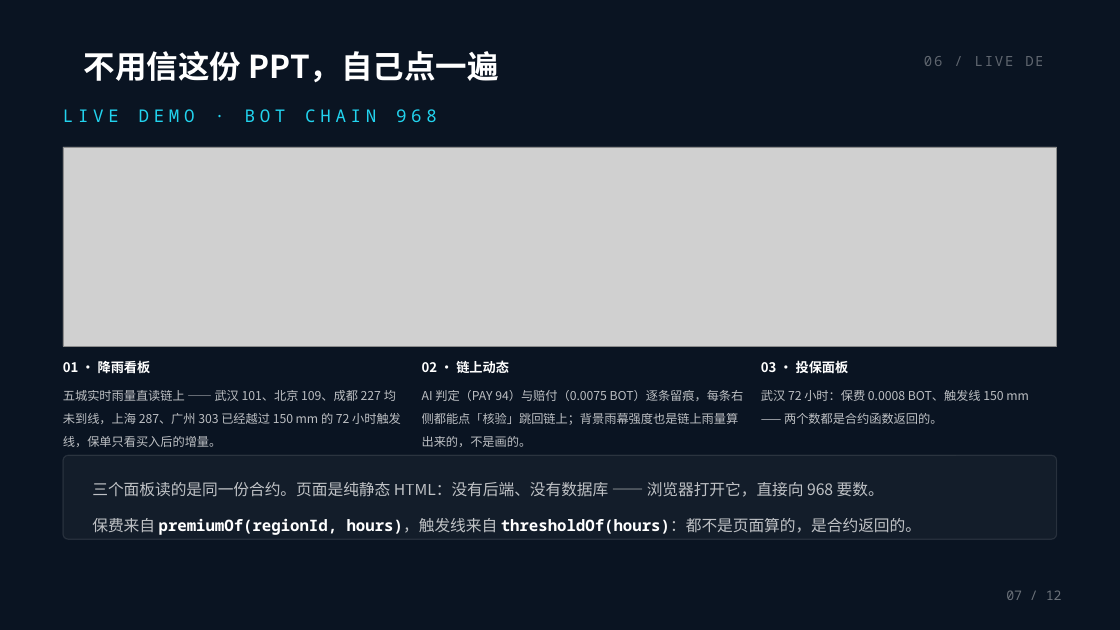
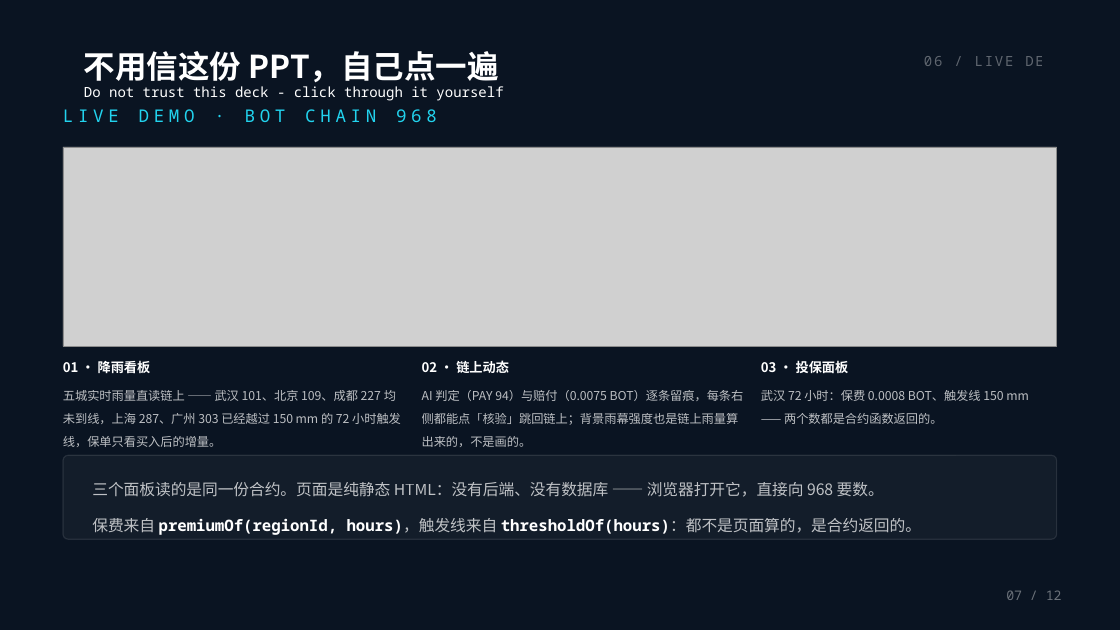
Before and after one commit to juice-butterfly/rainproof, a slide deck: slide 7 of 提交材料/雨证-路演PPT-叙事版-修订5.pptx. Drawn at 1120x630 pixels with LibreOffice and Linux fonts; fonts in the diff are those of the drawing; grey boxes stand for pictures. Boxes give left, top, right and bottom in pixels: in the first picture for what was removed or moved away, otherwise in the second. Text is boxed around its words. In the diff, an @@ line names an element or a change of style, - is before the commit and + after.

```diff
--- a/提交材料/雨证-路演PPT-叙事版-修订5.pptx
+++ b/提交材料/雨证-路演PPT-叙事版-修订5.pptx
@@ text added at (84, 86, 503, 101), 12 pt, text #FFFFFF @@
+Do not trust this deck - click through it yourself
```
Also in this commit, not shown: 12 other slides changed, 9 other files.
